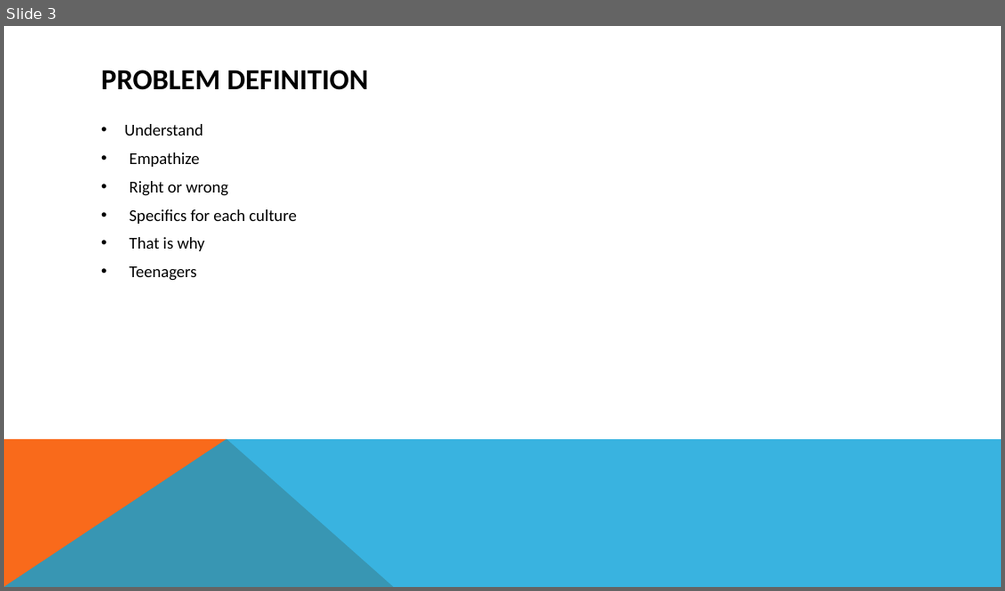
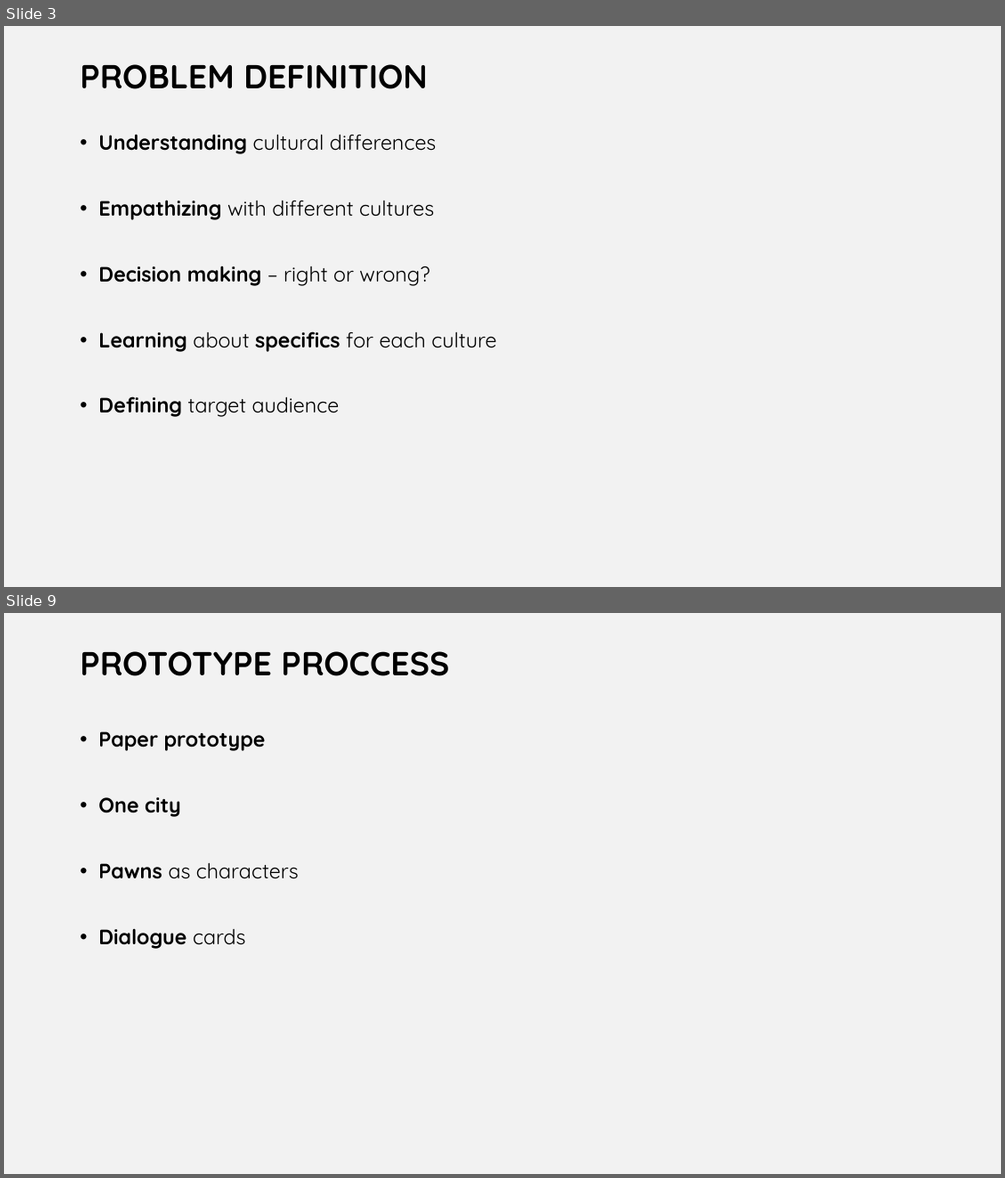
Before and after one commit to legendely/project_group_theme1.1-2015-16-, a slide deck: game-concept.pptx. Shown one above the other, each under a label of ours: slide 3 before the commit, slides 3 and 9 after it; the slides between them are not shown. The pictures are 1005x591 and 1005x1178 pixels, drawn with LibreOffice and Linux fonts; fonts in the diff are those of the drawing. Boxes give left, top, right and bottom in pixels: in the first picture for what was removed or moved away, otherwise in the second. Text is boxed around its words. In the diff, an @@ line names an element or a change of style, - is before the commit and + after.

```diff
--- a/game-concept.pptx
+++ b/game-concept.pptx
@@ slide 9 added at box(4, 613, 1001, 1174), background #F2F2F2 @@
@@ title added at box(80, 651, 449, 676), 32 pt, text #000000, bold @@
+PROTOTYPE PROCCESS
@@ text added at box(98, 731, 299, 949), 20 pt, text #000000, bold @@
+• Paper prototype
+• One city
+• Pawns as characters
+• Dialogue cards
@@ slide 3 changed as well @@
@@ background #FFFFFF to #F2F2F2 @@
@@ title "PROBLEM DEFINITION": place and size @@
-title "PROBLEM DEFINITION" at box(101, 70, 369, 90)
+title "PROBLEM DEFINITION" at box(80, 64, 427, 89)
@@ title "PROBLEM DEFINITION" at box(80, 64, 427, 89): size 28 to 32 pt, font Calibri to Quicksand; line spacing 1 to 0.9; vertical alignment middle to top @@
@@ text at box(98, 134, 496, 417): text changed; size 16 to 20 pt; font Calibri to Quicksand @@
-• Understand
-• Empathize
-• Right or wrong
-• Specifics for each culture
-• That is why
-• Teenagers
+• Understanding cultural differences
+• Empathizing with different cultures
+• Decision making – right or wrong?
+• Learning about specifics for each culture
+• Defining target audience
@@ freeform shape removed at box(4, 439, 394, 587) @@
@@ freeform shape removed at box(4, 439, 1001, 587) @@
```
Also in this commit, not shown: 4 other slides changed, 5 other slides added, 3 slides removed, 2 other files.
